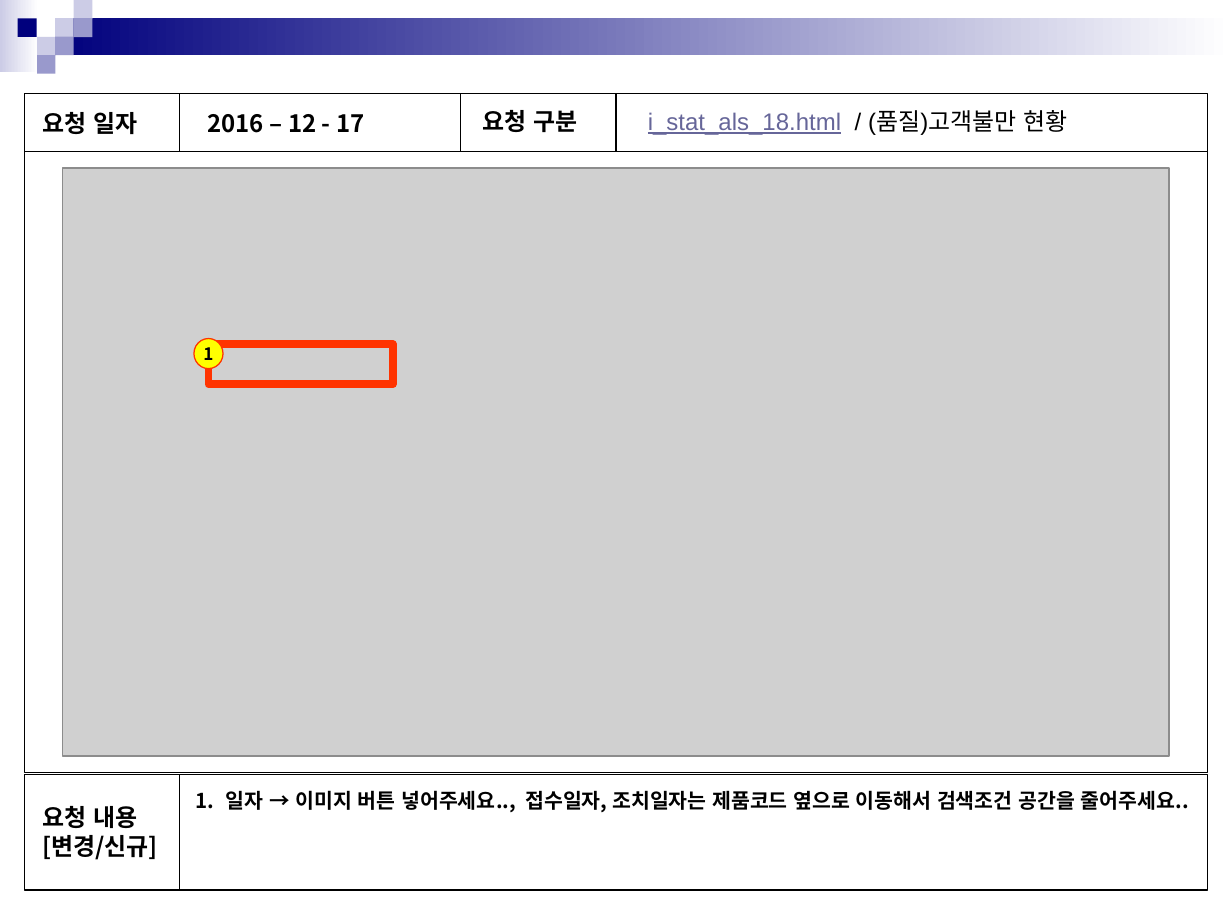
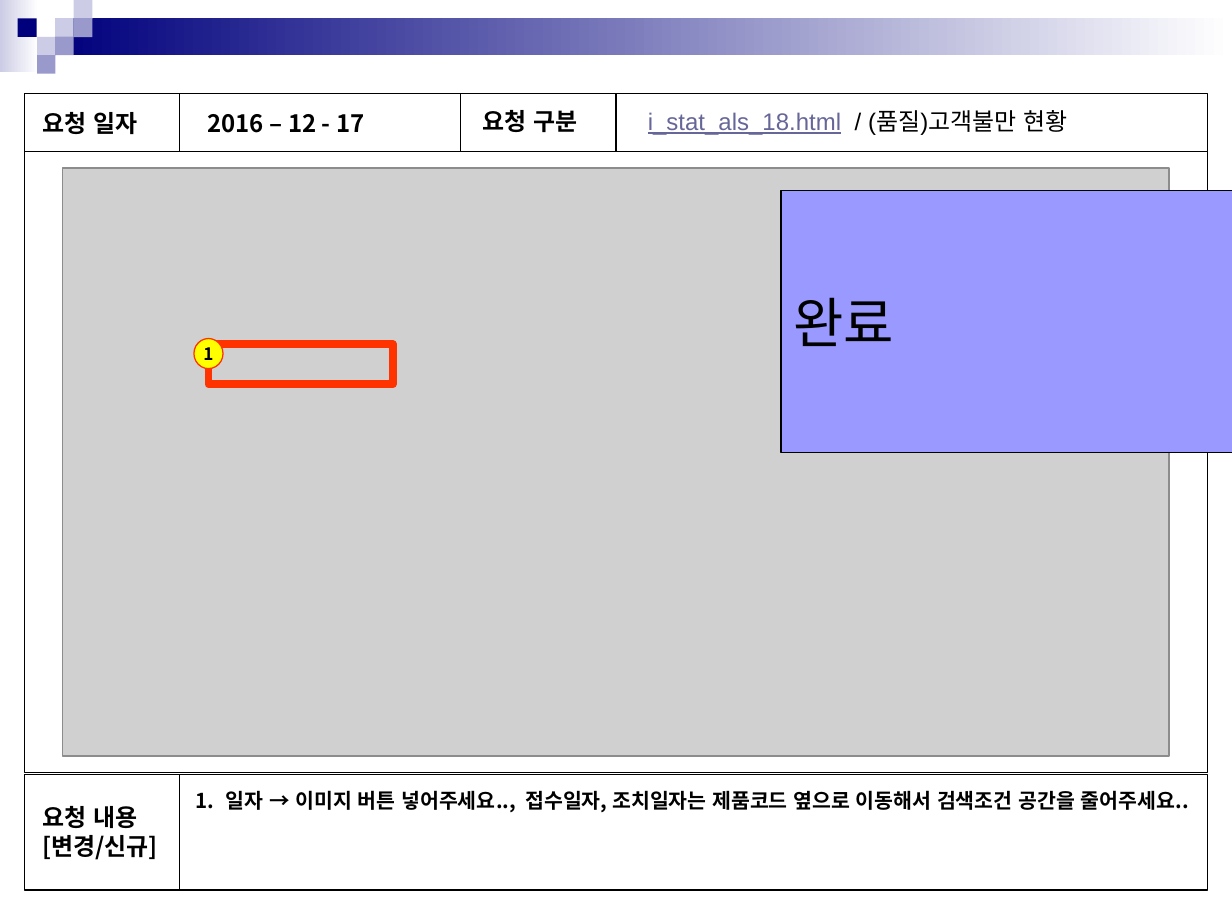
Before and after one commit to in-yong/sinsin_project, a slide deck: slide 25 of 공유문서/수정요청/화면점검_20161217(통계분석).pptx. Drawn at 1232x924 pixels with LibreOffice and Linux fonts; fonts in the diff are those of the drawing; grey boxes stand for pictures. Boxes give left, top, right and bottom in pixels: in the first picture for what was removed or moved away, otherwise in the second. Text is boxed around its words. In the diff, an @@ line names an element or a change of style, - is before the commit and + after.

Commit message:
[김영은] 품질통계페이지:타이틀명변경, PPT 수정

```diff
--- a/공유문서/수정요청/화면점검_20161217(통계분석).pptx
+++ b/공유문서/수정요청/화면점검_20161217(통계분석).pptx
@@ rectangle added at [781,191,1232,453], fill #9999FF, outline #000000 0.75 pt, 32 pt, text #000000 @@
+완료
```
Also in this commit, not shown: 8 other files.
